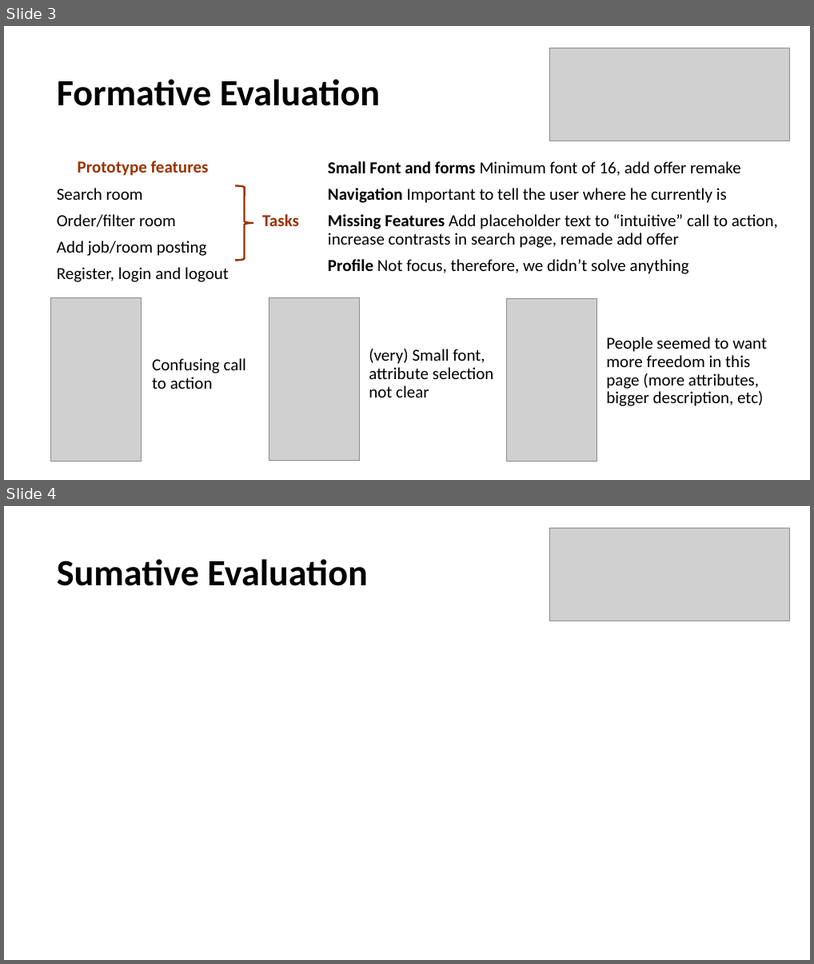
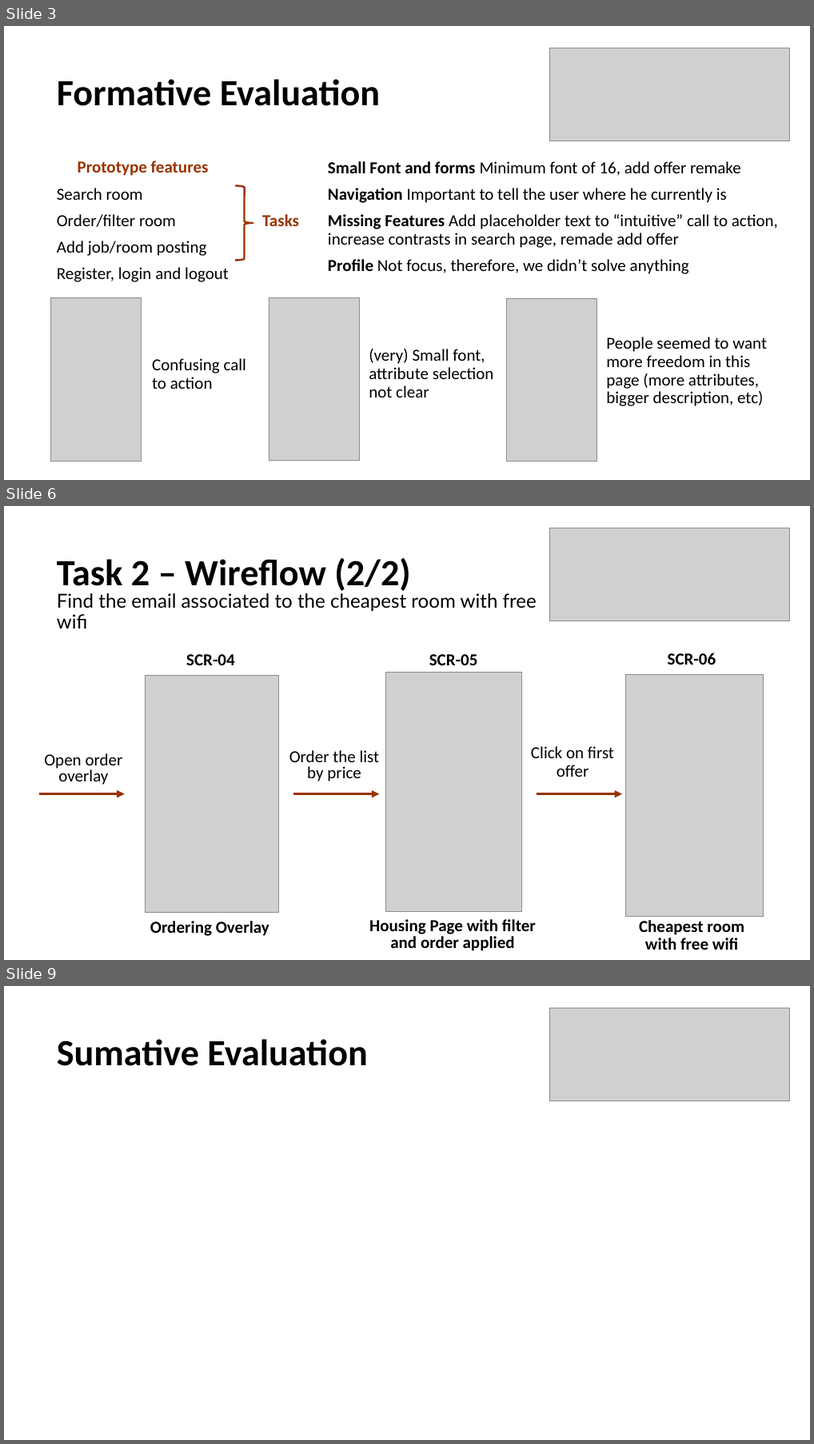
Before and after one commit to guilhermewastaken/HCI, a slide deck: Delivery 3/IPC.pptx. Shown one above the other, each under a label of ours: slides 3 and 4 before the commit, slides 3, 6 and 9 after it; the slides between them are not shown. The pictures are 814x964 and 814x1444 pixels, drawn with LibreOffice and Linux fonts; fonts in the diff are those of the drawing; grey boxes stand for pictures. Boxes give left, top, right and bottom in pixels: in the first picture for what was removed or moved away, otherwise in the second. Text is boxed around its words. In the diff, an @@ line names an element or a change of style, - is before the commit and + after.

Commit message:
Prototype’s Wireflow

```diff
--- a/Delivery 3/IPC.pptx
+++ b/Delivery 3/IPC.pptx
@@ slide 6 added at (x1=4, y1=506, x2=810, y2=960), background #FFFFFF @@
@@ picture added at (x1=550, y1=528, x2=790, y2=620) @@
@@ text added at (x1=57, y1=558, x2=410, y2=595), 44 pt, text #000000, bold @@
+Task 2 – Wireflow (2/2)
@@ text added at (x1=57, y1=593, x2=537, y2=628), 23 pt, text #000000 @@
+Find the email associated to the cheapest room with free wifi
@@ text added at (x1=186, y1=654, x2=235, y2=665), 20 pt, text #000000, bold @@
+SCR-04
@@ picture added at (x1=386, y1=672, x2=522, y2=912) @@
@@ text added at (x1=430, y1=654, x2=478, y2=665), 20 pt, text #000000, bold @@
+SCR-05
@@ text added at (x1=668, y1=652, x2=717, y2=664), 20 pt, text #000000, bold @@
+SCR-06
@@ picture added at (x1=145, y1=675, x2=279, y2=912) @@
@@ picture added at (x1=626, y1=674, x2=765, y2=916) @@
@@ text added at (x1=44, y1=753, x2=123, y2=784), 20 pt, text #000000 @@
+Open order overlay
@@ text added at (x1=290, y1=750, x2=380, y2=781), 20 pt, text #000000 @@
+Order the list by price
@@ text added at (x1=531, y1=746, x2=614, y2=776), 20 pt, text #000000 @@
+Click on first offer
@@ arrow added from (39, 794) to (124, 794), #993300 3 pt @@
@@ arrow added from (294, 794) to (380, 794), #993300 3 pt @@
@@ arrow added from (537, 794) to (622, 794), #993300 3 pt @@
@@ text added at (x1=150, y1=920, x2=270, y2=936), 20 pt, text #000000, bold @@
+Ordering Overlay
@@ text added at (x1=370, y1=919, x2=536, y2=951), 20 pt, text #000000, bold @@
+Housing Page with filter and order applied
@@ text added at (x1=639, y1=920, x2=745, y2=949), 20 pt, text #000000, bold @@
+Cheapest room with free wifi
@@ what was slide 4 is now slide 9 @@
```
Also in this commit, not shown: 4 other slides added.
